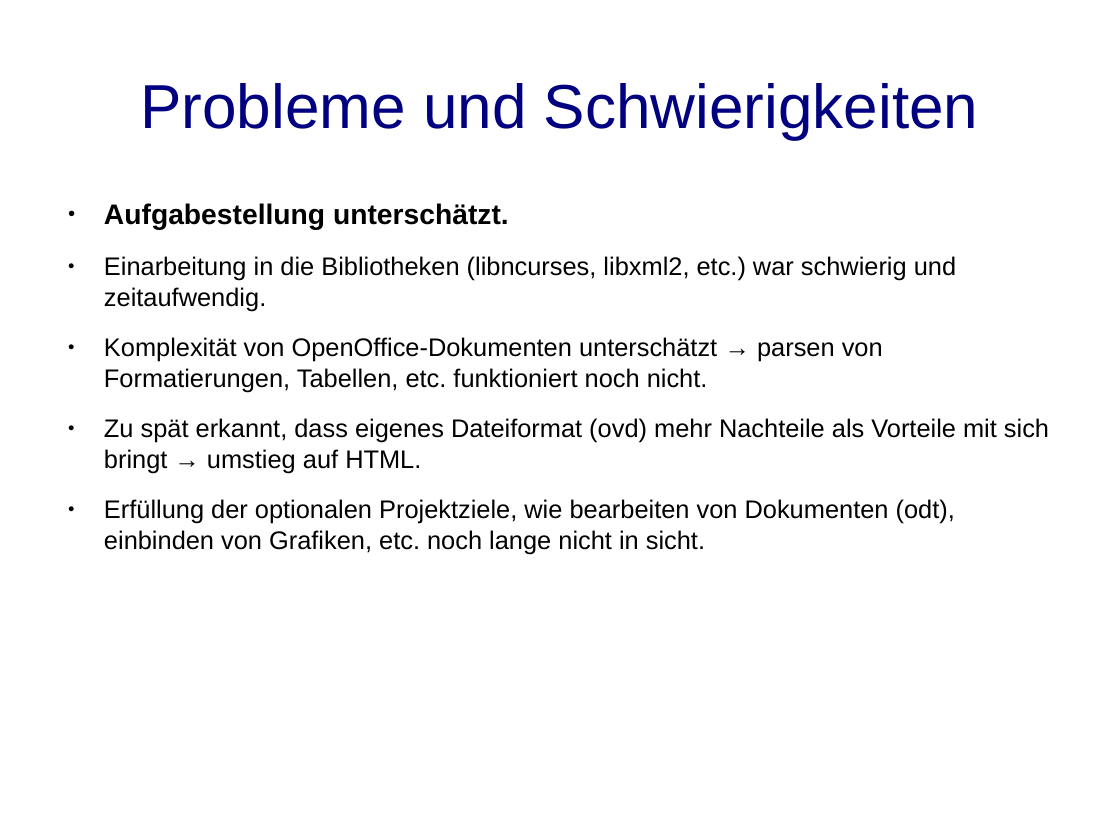
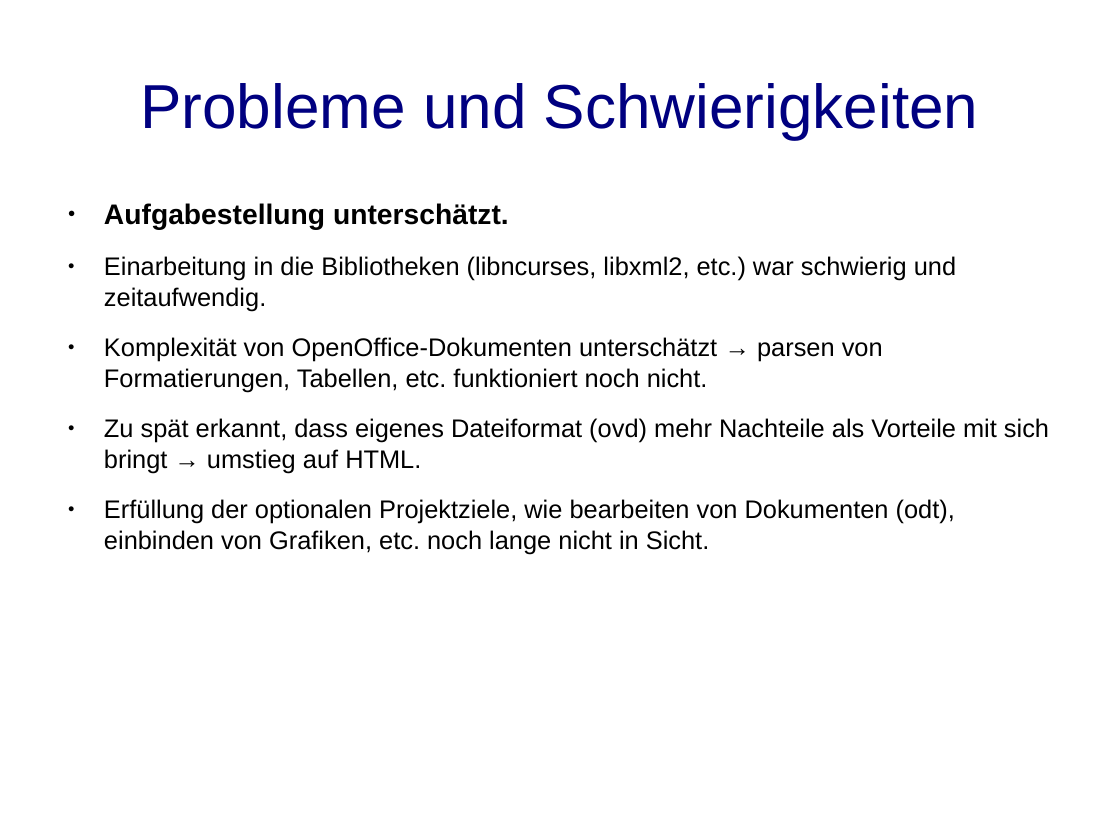
Before and after one commit to BackupTheBerlios/ooview-svn, a slide deck: slide 6 of trunk/docs/presentation.odp. Drawn at 1120x840 pixels with LibreOffice and Linux fonts; fonts in the diff are those of the drawing. Boxes give left, top, right and bottom in pixels: in the first picture for what was removed or moved away, otherwise in the second. Text is boxed around its words. In the diff, an @@ line names an element or a change of style, - is before the commit and + after.

```diff
--- a/trunk/docs/presentation.odp
+++ b/trunk/docs/presentation.odp
@@ text at (x1=104, y1=499, x2=955, y2=554): text changed @@
-● Erfüllung der optionalen Projektziele, wie bearbeiten von Dokumenten (odt), einbinden von Grafiken, etc. noch lange nicht in sicht.
+● Erfüllung der optionalen Projektziele, wie bearbeiten von Dokumenten (odt), einbinden von Grafiken, etc. noch lange nicht in Sicht.
```
Also in this commit, not shown: 1 other slide changed, 1 other file.
